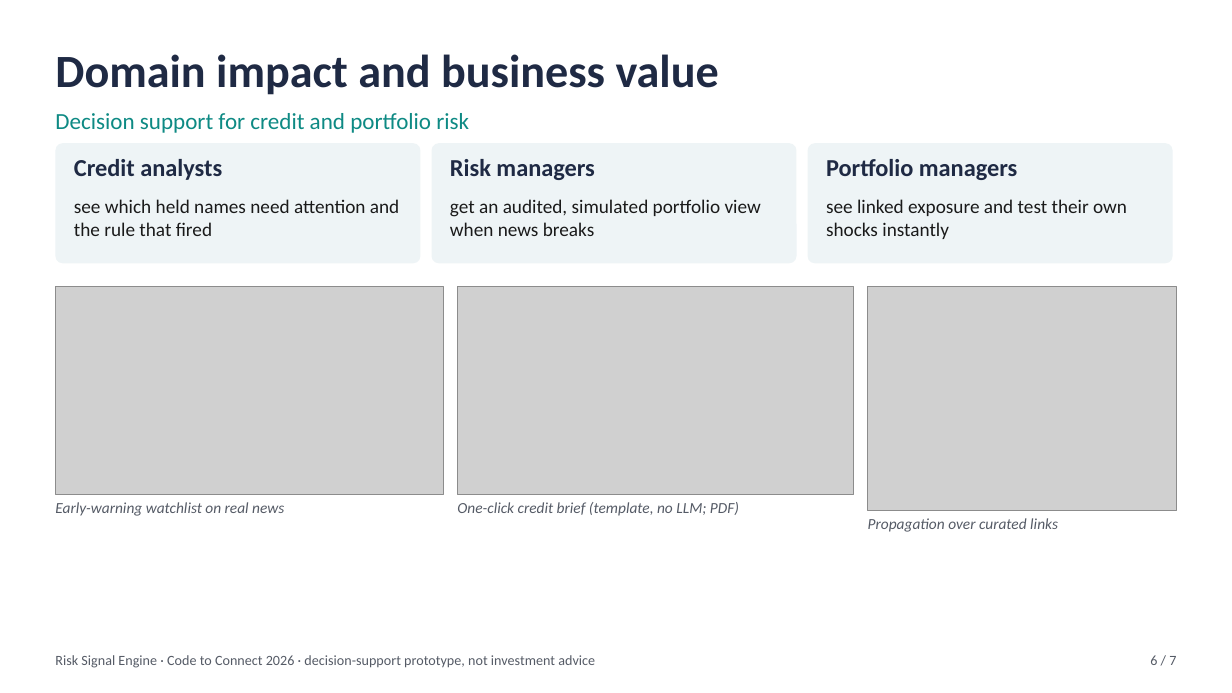
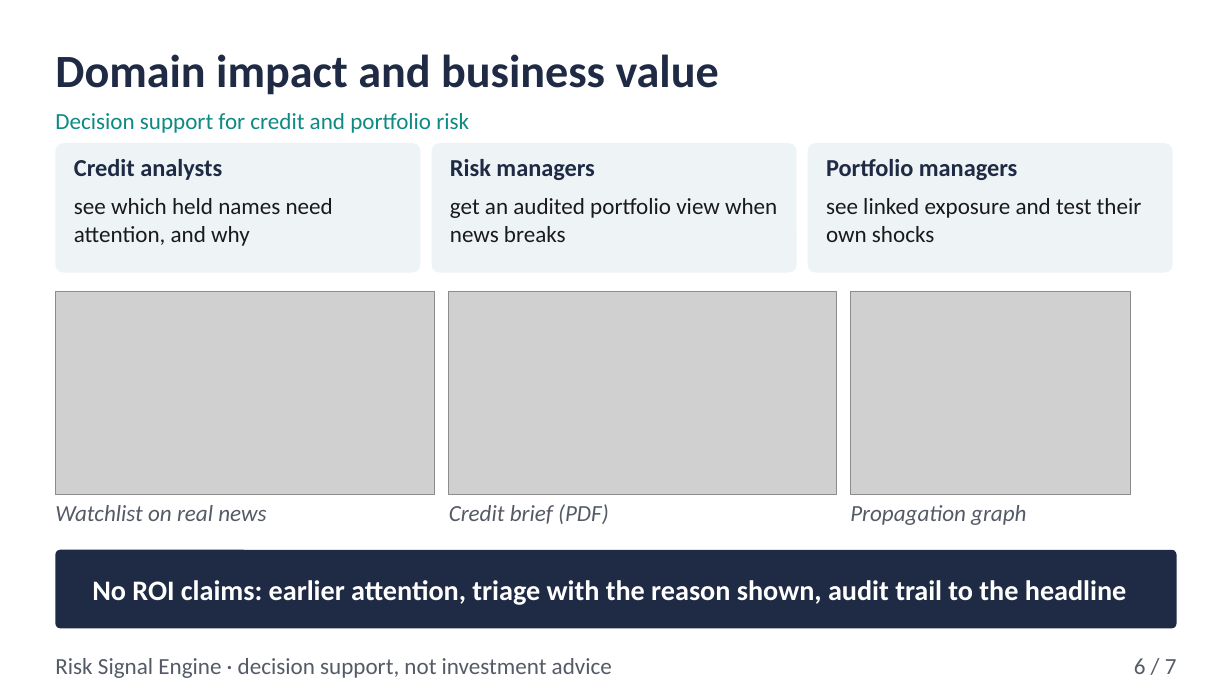
Before and after one commit to console-log-life/ABVIIITM-Gwalior-Apeksha-Jain-hackathon, a slide deck: slide 6 of docs/presentation/Risk_Signal_Engine.pptx. Drawn at 1232x693 pixels with LibreOffice and Linux fonts; fonts in the diff are those of the drawing; grey boxes stand for pictures. Boxes give left, top, right and bottom in pixels: in the first picture for what was removed or moved away, otherwise in the second. Text is boxed around its words. In the diff, an @@ line names an element or a change of style, - is before the commit and + after.

```diff
--- a/docs/presentation/Risk_Signal_Engine.pptx
+++ b/docs/presentation/Risk_Signal_Engine.pptx
@@ rounded rectangle: place and size @@
-rounded rectangle at <box>55,143,421,263</box>
+rounded rectangle at <box>55,143,421,273</box>
@@ rounded rectangle: place and size @@
-rounded rectangle at <box>432,143,797,263</box>
+rounded rectangle at <box>432,143,797,273</box>
@@ rounded rectangle: place and size @@
-rounded rectangle at <box>808,143,1173,263</box>
+rounded rectangle at <box>808,143,1173,273</box>
@@ text at <box>74,198,333,246</box>: text changed; size 15 to 18 pt @@
-see which held names need attention and the rule that fired
+see which held names need attention, and why
@@ text at <box>450,198,777,242</box>: text changed; size 15 to 18 pt @@
-get an audited, simulated portfolio view when news breaks
+get an audited portfolio view when news breaks
@@ text at <box>826,198,1142,242</box>: text changed; size 15 to 18 pt @@
-see linked exposure and test their own shocks instantly
+see linked exposure and test their own shocks
@@ picture: place and size @@
-picture at <box>55,287,444,494</box>
+picture at <box>55,291,435,494</box>
@@ picture: place and size @@
-picture at <box>457,287,854,494</box>
+picture at <box>449,291,837,494</box>
@@ picture: place and size @@
-picture at <box>868,287,1177,511</box>
+picture at <box>850,291,1130,494</box>
@@ text at <box>55,505,266,521</box>: text changed; size 12 to 18 pt @@
-Early-warning watchlist on real news
+Watchlist on real news
@@ text at <box>449,504,609,524</box>: text changed; size 12 to 18 pt @@
-One-click credit brief (template, no LLM; PDF)
+Credit brief (PDF)
@@ text at <box>850,505,1026,525</box>: text changed; size 12 to 18 pt @@
-Propagation over curated links
+Propagation graph
@@ rounded rectangle added at <box>55,550,1177,628</box>, fill #1F2A44 @@
@@ text added at <box>92,580,1126,605</box>, 22 pt, text #FFFFFF, bold @@
+No ROI claims: earlier attention, triage with the reason shown, audit trail to the headline
@@ text at <box>55,658,612,678</box>: text changed; size 11 to 18 pt @@
-Risk Signal Engine · Code to Connect 2026 · decision-support prototype, not investment advice
+Risk Signal Engine · decision support, not investment advice
@@ text "6 / 7" at <box>1134,658,1177,674</box>: size 11 to 18 pt @@
```
Also in this commit, not shown: 6 other slides changed, 9 other files.
